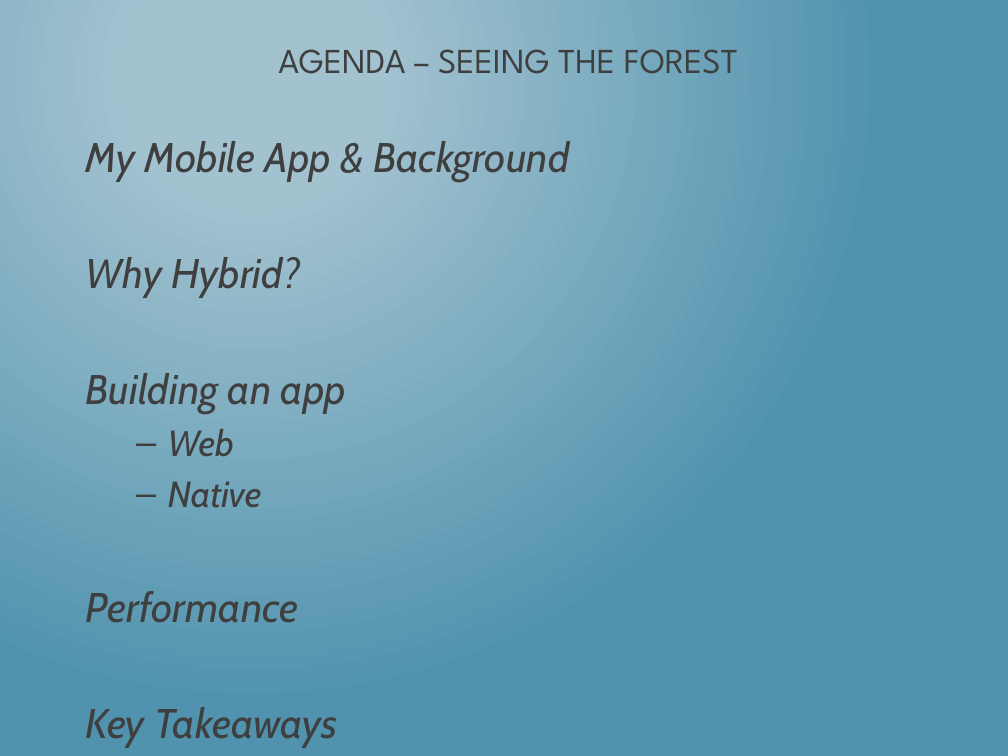
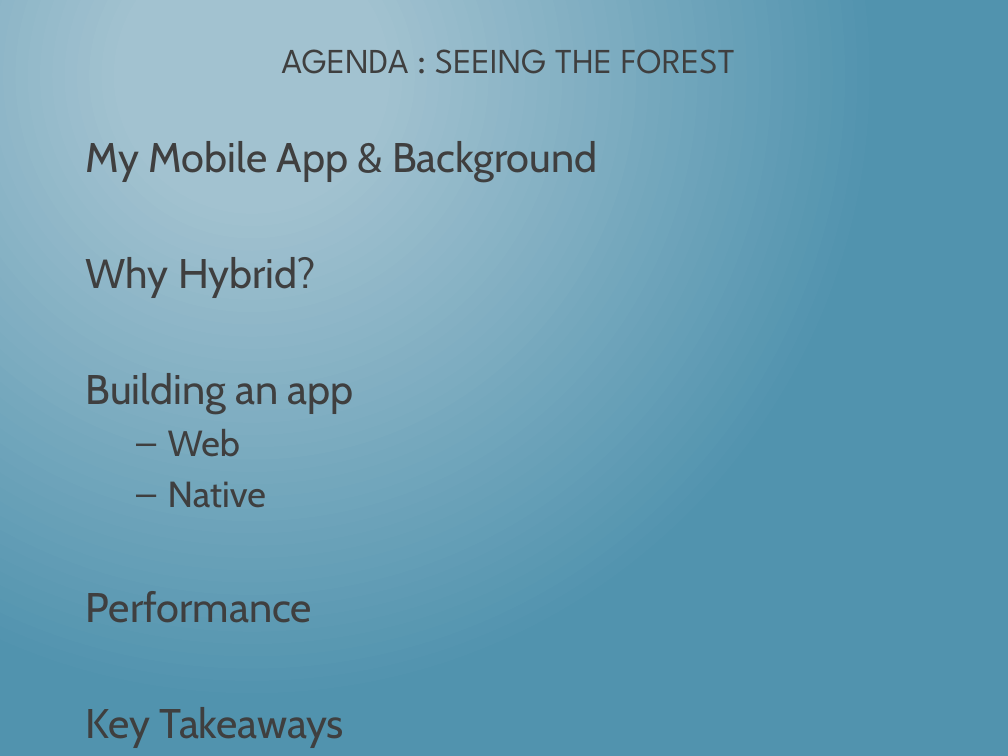
Before and after one commit to dotNetkow/Presentations, a slide deck: slide 3 of 2014-08-11 That Conference - Hybrid Apps/Building PhoneGap Mobile App w KendoUI.pptx. Drawn at 1008x756 pixels with LibreOffice and Linux fonts; fonts in the diff are those of the drawing. Boxes give left, top, right and bottom in pixels: in the first picture for what was removed or moved away, otherwise in the second. Text is boxed around its words. In the diff, an @@ line names an element or a change of style, - is before the commit and + after.

```diff
--- a/2014-08-11 That Conference - Hybrid Apps/Building PhoneGap Mobile App w KendoUI.pptx
+++ b/2014-08-11 That Conference - Hybrid Apps/Building PhoneGap Mobile App w KendoUI.pptx
@@ title at (x1=281, y1=49, x2=735, y2=74): text changed @@
-AGENDA – SEEING THE FOREST
+AGENDA : SEEING THE FOREST
@@ text "My Mobile App & Background" at (x1=86, y1=141, x2=597, y2=747): italic off @@
```
Also in this commit, not shown: 14 other slides changed, 1 other file.
